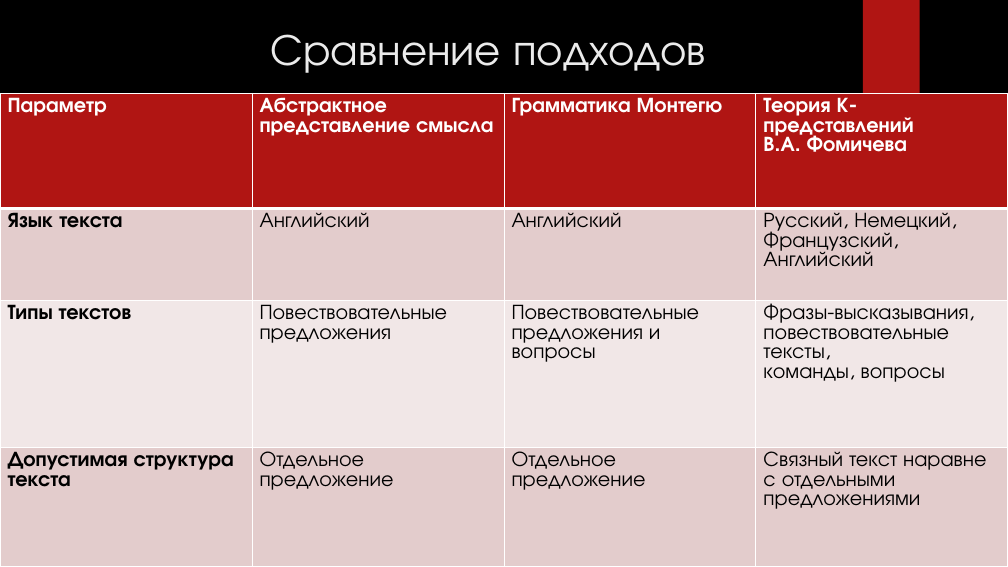
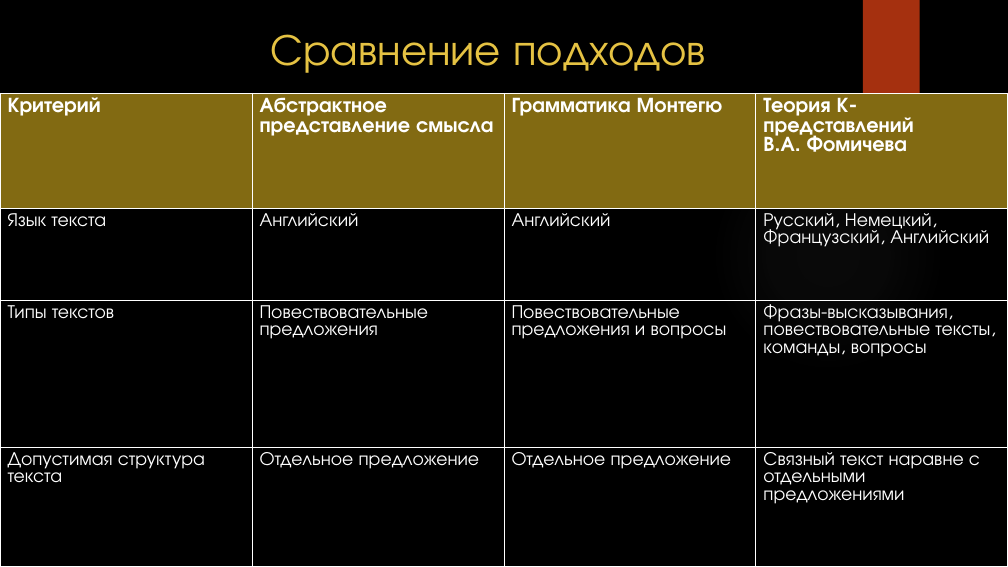
Before and after one commit to docNemo/diplom, a slide deck: slide 8 of Презентация/Принципы проектирования СОЕЯ интерфейсов.pptx. Drawn at 1008x567 pixels with LibreOffice and Linux fonts; fonts in the diff are those of the drawing; background and template pictures are left out. Boxes give left, top, right and bottom in pixels: in the first picture for what was removed or moved away, otherwise in the second. Text is boxed around its words. In the diff, an @@ line names an element or a change of style, - is before the commit and + after.

```diff
--- a/Презентация/Принципы проектирования СОЕЯ интерфейсов.pptx
+++ b/Презентация/Принципы проектирования СОЕЯ интерфейсов.pptx
@@ title "Сравнение подходов" at <box>271,34,706,73</box>: text colour #EBEBEB to #E5C243 @@
@@ rectangle at <box>863,0,920,95</box>: fill #B01513 to #A5300F @@
@@ table at <box>0,94,1007,567</box> @@
-row 1, column 1: Параметр
+row 1, column 1: Критерий
@@ fill #B01513 to #826A12 in row 1 @@
@@ fill #E4CCCC to none in 8 cells @@
@@ fill #F2E8E7 to none in row 3 @@
@@ size 20 to 18 pt, text colour #000000 to #FFFFFF in "Язык текста", "Английский", "Английский", "Русский, Немецкий, Французский, Английский" and 9 more places @@
@@ bold off in "Язык текста", "Типы текстов", "Допустимая структура текста" @@
@@ borders changed @@
@@ ellipse at <box>712,138,944,371</box>: fill gradient #50B9C1 to gradient #848484 @@
```
Also in this commit, not shown: 21 other slides changed, 6 slides added, 5 slides removed, 15 other files.
